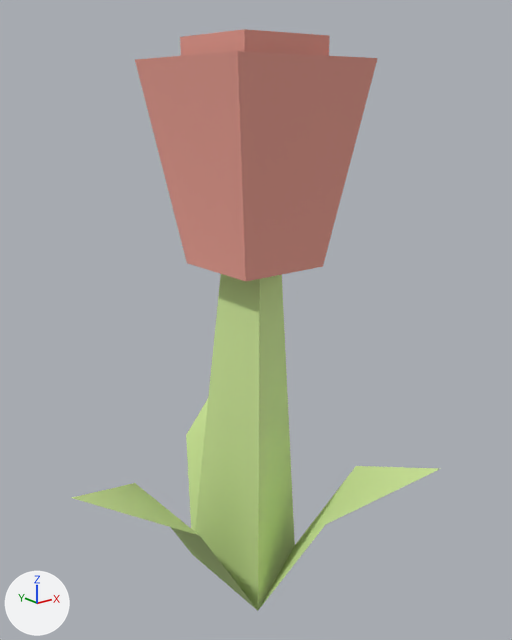
Before and after pictures for a commit that changed the glTF model example_game/world/props/flower-red.prop/model.glb.
One viewpoint serves both versions: a 50 mm lens placed at (-0.388, -0.562, 0.51), pointed at (0.042, -0.025, 0.295). The lights are fixed; the arrows at lower left show +X, +Y and +Z. The picture after the commit comes second. Vertices at exactly the same position are counted once.

Names of what the first picture shows: 'model'.
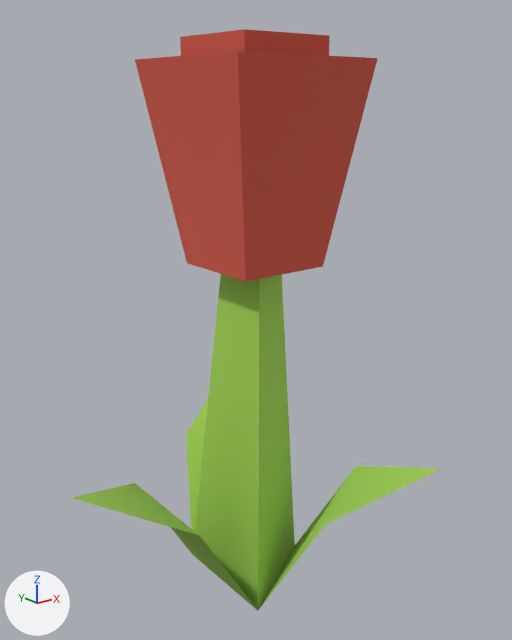
Boxes [x1, y1, x2, y2] around the edits, measured in the pictures (512 x 640 px):
part 1 of me_model, recoloured (darker): [72, 274, 439, 611] in both
part 2 of me_model, recoloured (pink to red): [135, 29, 378, 281] in both

What changed in the scene script:
```text
Change me_model:
    where me_model.from_pydata(...)  # 33 vertices, 55 faces; spans x -0.159..0.159, y -0.181..0.181, z -0.02..0.565
    used by ob_model
    me_model part 1: 28 faces centred in x -0.092..0.121, y -0.123..0.123, z -0.02..0.345 are repainted in the vertex colours; the middle colour goes from green #d1eb9c to green #a3d455
    me_model part 2: 27 faces centred in x -0.012..0.13, y -0.071..0.071, z 0.345..0.565 are repainted in the vertex colours; the middle colour goes from pink #eba093 to red #d45a49
```
